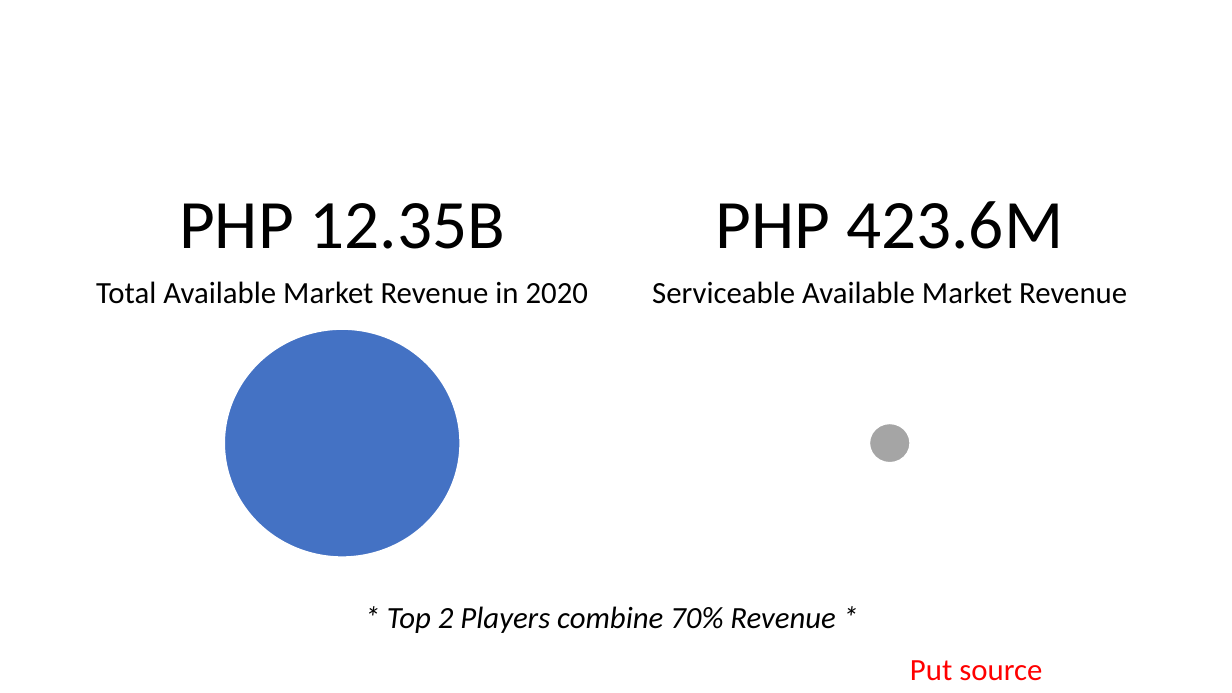
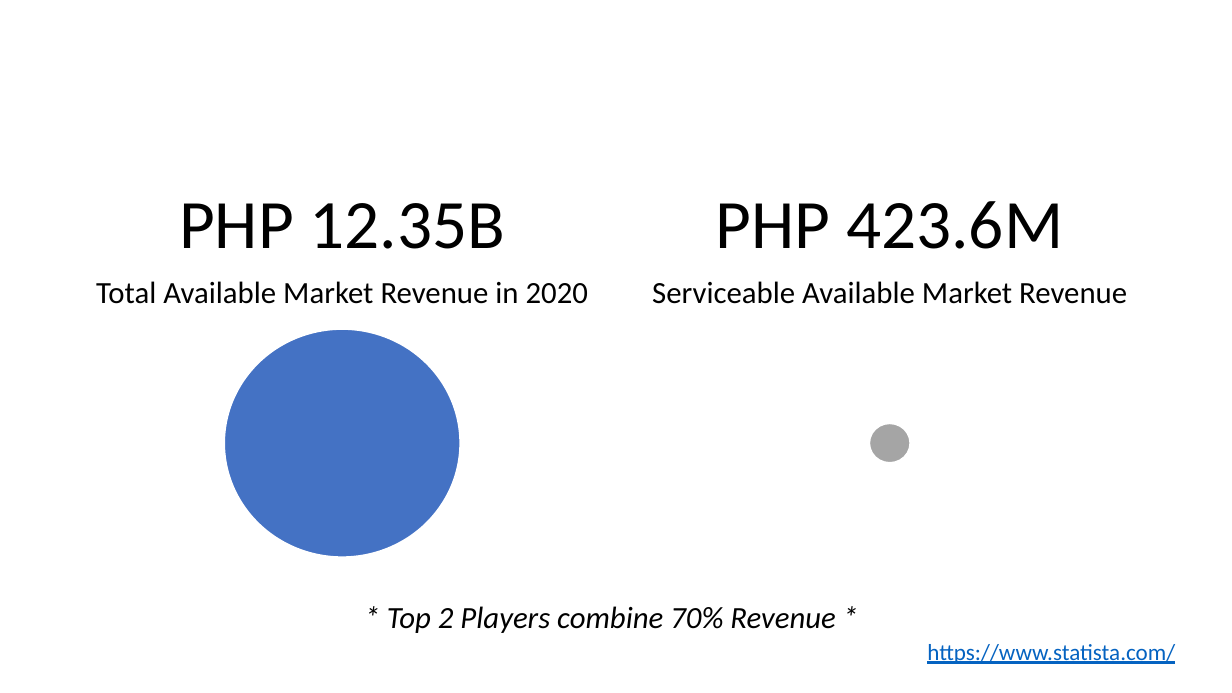
Before and after one commit to Pasabuy-App/Xamarin-App, a slide deck: slide 6 of docs/Project-Investor-Pitch.pptx. Drawn at 1232x693 pixels with LibreOffice and Linux fonts; fonts in the diff are those of the drawing; background and template pictures are left out. Boxes give left, top, right and bottom in pixels: in the first picture for what was removed or moved away, otherwise in the second. Text is boxed around its words. In the diff, an @@ line names an element or a change of style, - is before the commit and + after.

```diff
--- a/docs/Project-Investor-Pitch.pptx
+++ b/docs/Project-Investor-Pitch.pptx
@@ text at (927,644,1175,664): text changed; size 24 to 18 pt; text colour #FF0000 to #0563C1 @@
-Put source
+https://www.statista.com/
```
Also in this commit, not shown: 1 other slide changed.
